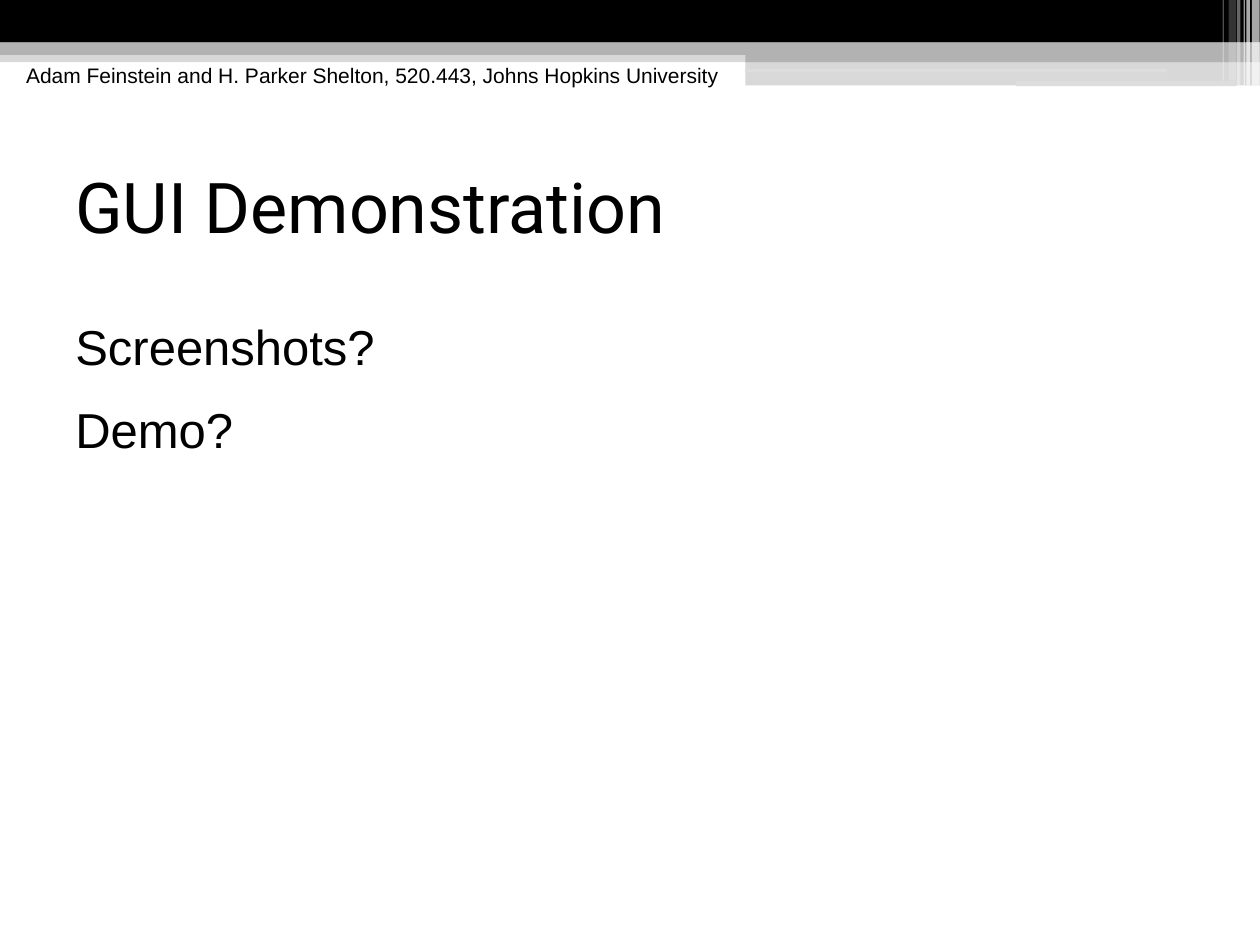
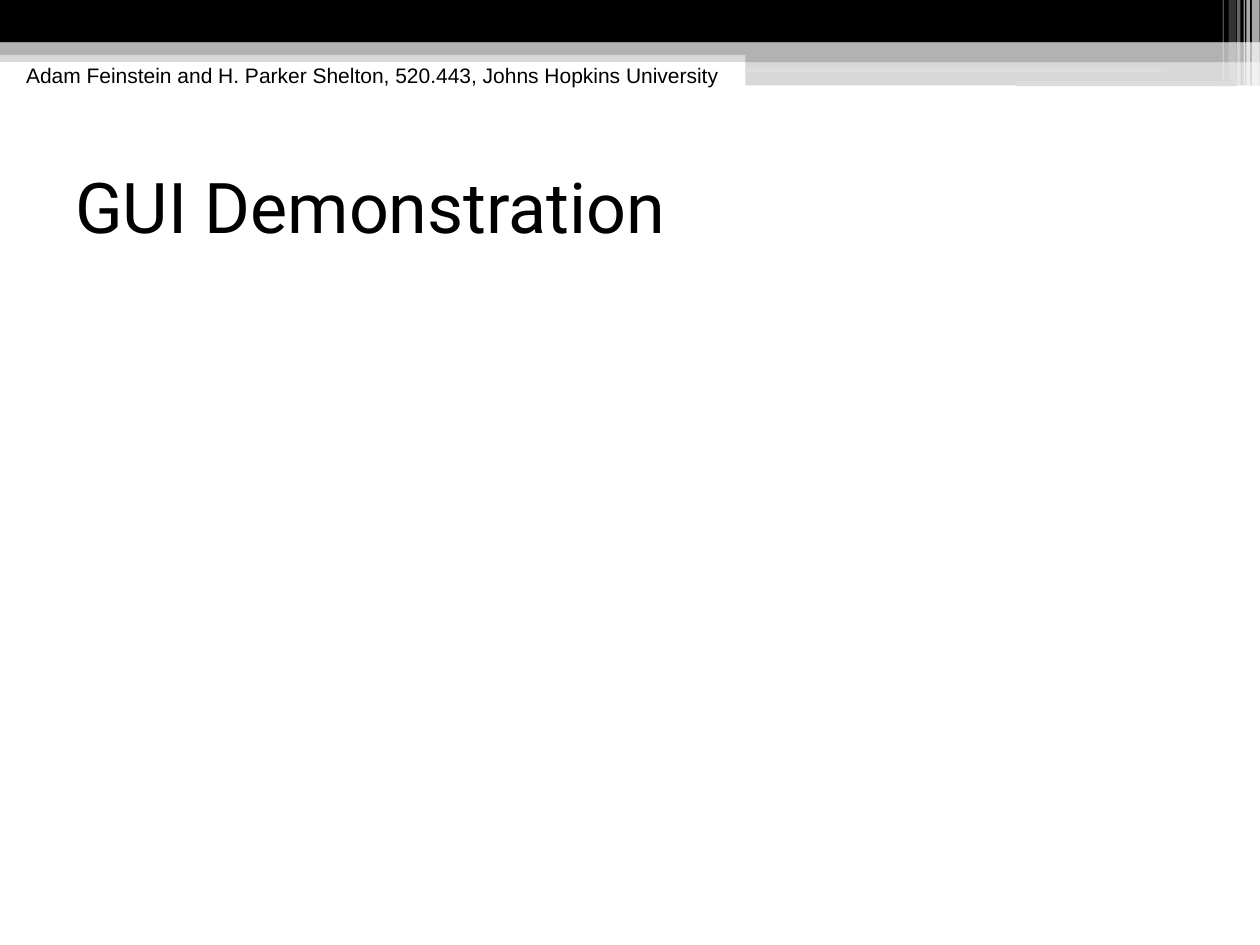
Before and after one commit to hpshelton/multimedia, a slide deck: slide 6 of docs/Multimedia Presentation.odp. Drawn at 1260x945 pixels with LibreOffice and Linux fonts; fonts in the diff are those of the drawing. Boxes give left, top, right and bottom in pixels: in the first picture for what was removed or moved away, otherwise in the second. Text is boxed around its words. In the diff, an @@ line names an element or a change of style, - is before the commit and + after.

```diff
--- a/docs/Multimedia Presentation.odp
+++ b/docs/Multimedia Presentation.odp
@@ text removed at (75,329,374,449) @@
-Screenshots?
-Demo?
```
Also in this commit, not shown: 17 other slides changed, 6 slides added, 1 other file.
